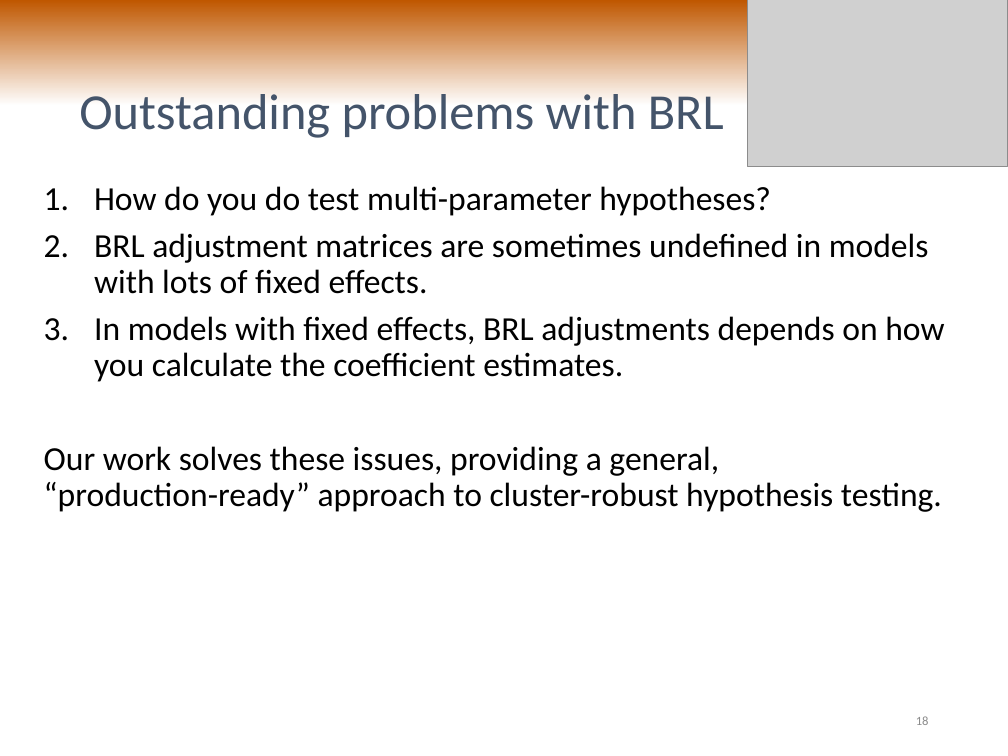
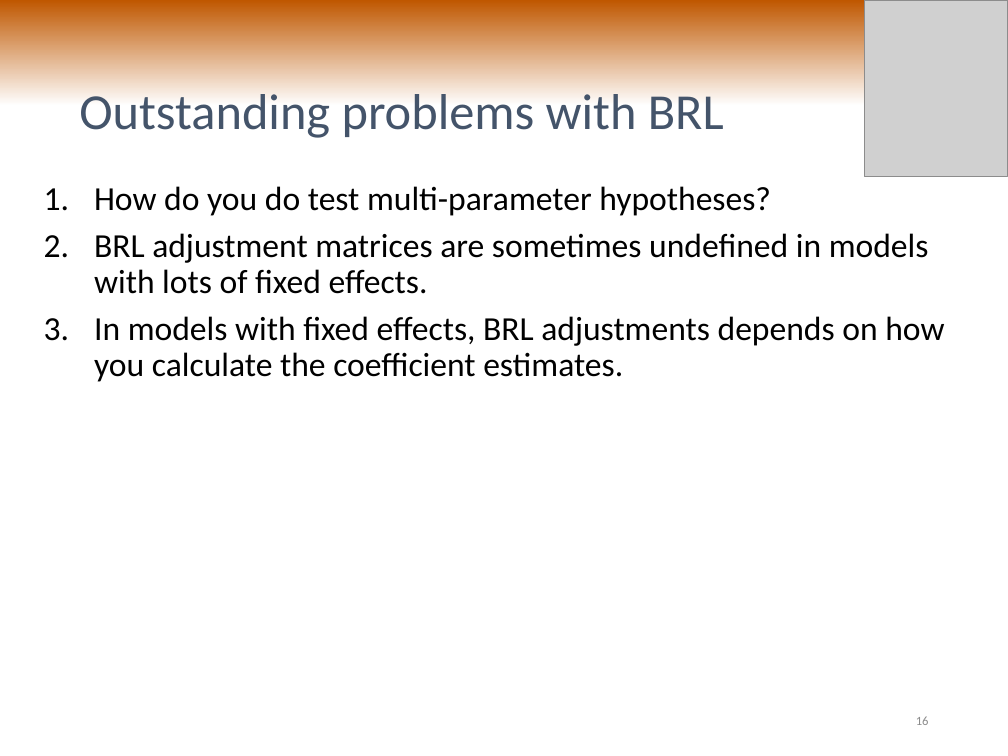
Before and after one commit to jepusto/clubSandwich, a slide deck: slide 16 of paper_ClusterRobustTesting/PRC_talk_20160218.pptx (slide 18 before the commit). Drawn at 1008x756 pixels with LibreOffice and Linux fonts; fonts in the diff are those of the drawing; grey boxes stand for pictures. Boxes give left, top, right and bottom in pixels: in the first picture for what was removed or moved away, otherwise in the second. Text is boxed around its words. In the diff, an @@ line names an element or a change of style, - is before the commit and + after.

```diff
--- a/paper_ClusterRobustTesting/PRC_talk_20160218.pptx
+++ b/paper_ClusterRobustTesting/PRC_talk_20160218.pptx
@@ picture: place and size @@
-picture at box(748, 0, 1008, 166)
+picture at box(864, 0, 1008, 176)
@@ text at box(44, 446, 942, 512): paragraph removed @@
-Our work solves these issues, providing a general,
-“production-ready” approach to cluster-robust hypothesis testing.
```
Also in this commit, not shown: 12 other slides changed, 3 slides added, 2 slides removed, 4 other files.
